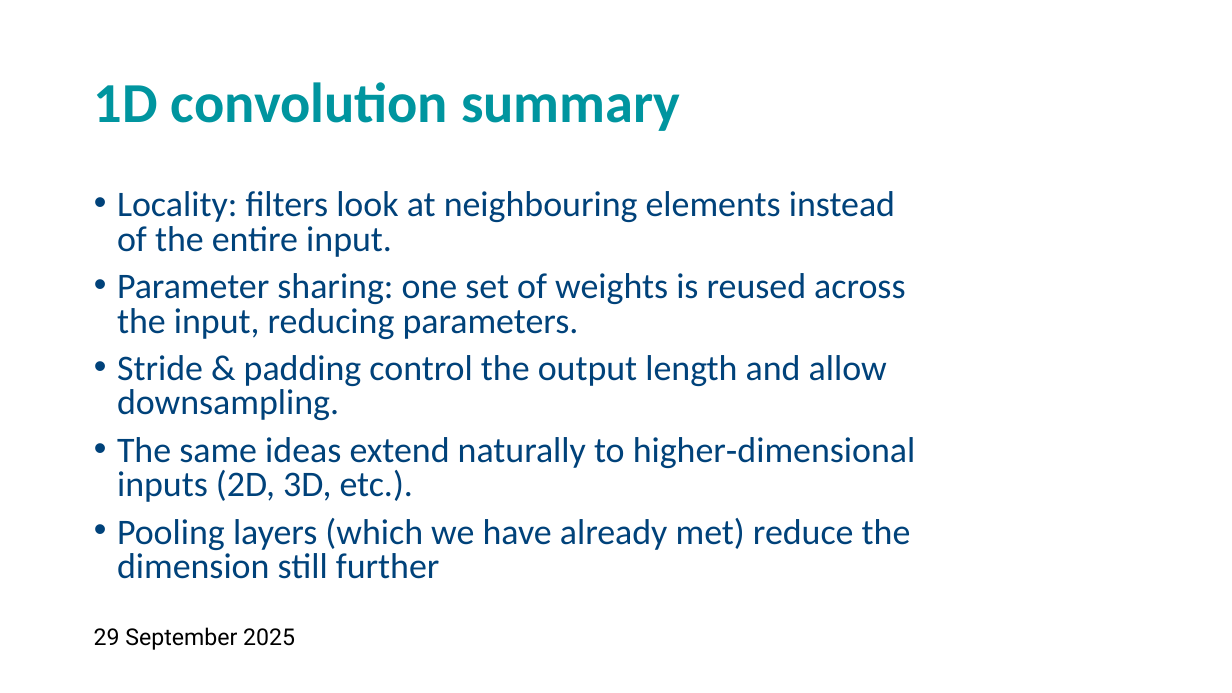
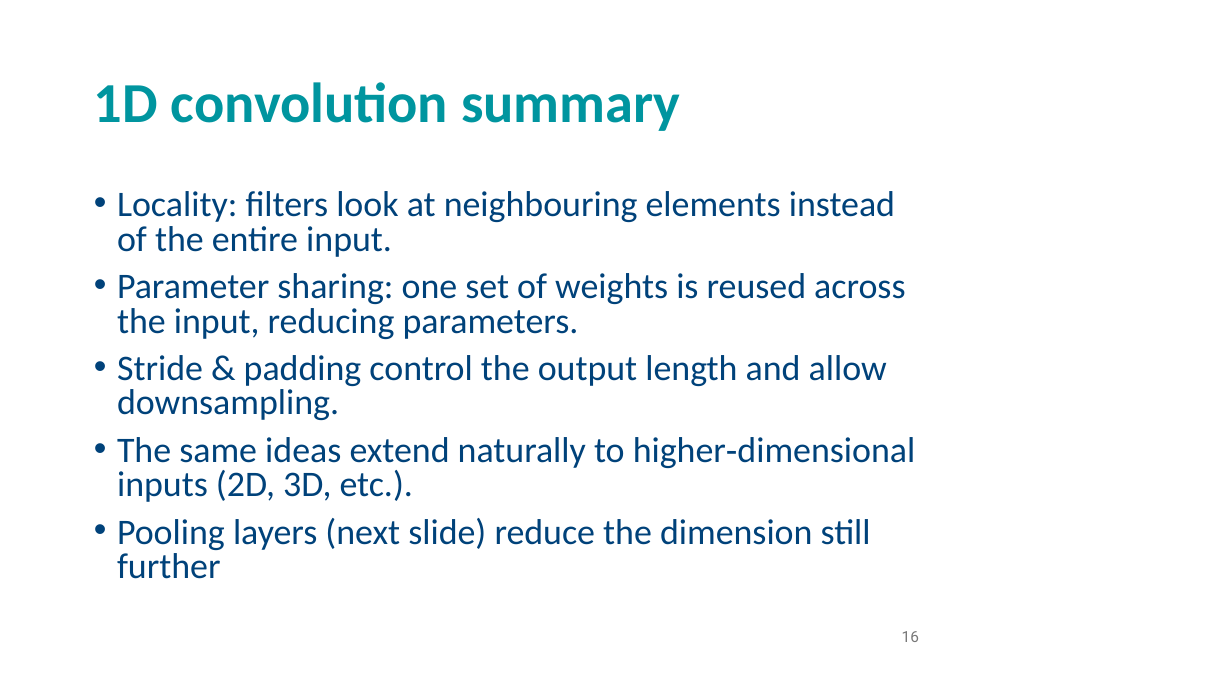
Before and after one commit to andrewcparnell/STAT41130, a slide deck: slide 16 of slides/day 2/D2C2_DL_CNN.pptx (slide 17 before the commit). Drawn at 1232x693 pixels with LibreOffice and Linux fonts; fonts in the diff are those of the drawing; background and template pictures are left out. Boxes give left, top, right and bottom in pixels: in the first picture for what was removed or moved away, otherwise in the second. Text is boxed around its words. In the diff, an @@ line names an element or a change of style, - is before the commit and + after.

```diff
--- a/slides/day 2/D2C2_DL_CNN.pptx
+++ b/slides/day 2/D2C2_DL_CNN.pptx
@@ text at (117,518,871,579): text changed @@
-• Pooling layers (which we have already met) reduce the dimension still further
+• Pooling layers (next slide) reduce the dimension still further
@@ text removed at (94,627,295,650) @@
-29 September 2025
@@ page number added at (902,631,919,642), 12 pt, text #797979 @@
+16
```
Also in this commit, not shown: 26 other slides changed, 1 slide removed, 1 other file.
